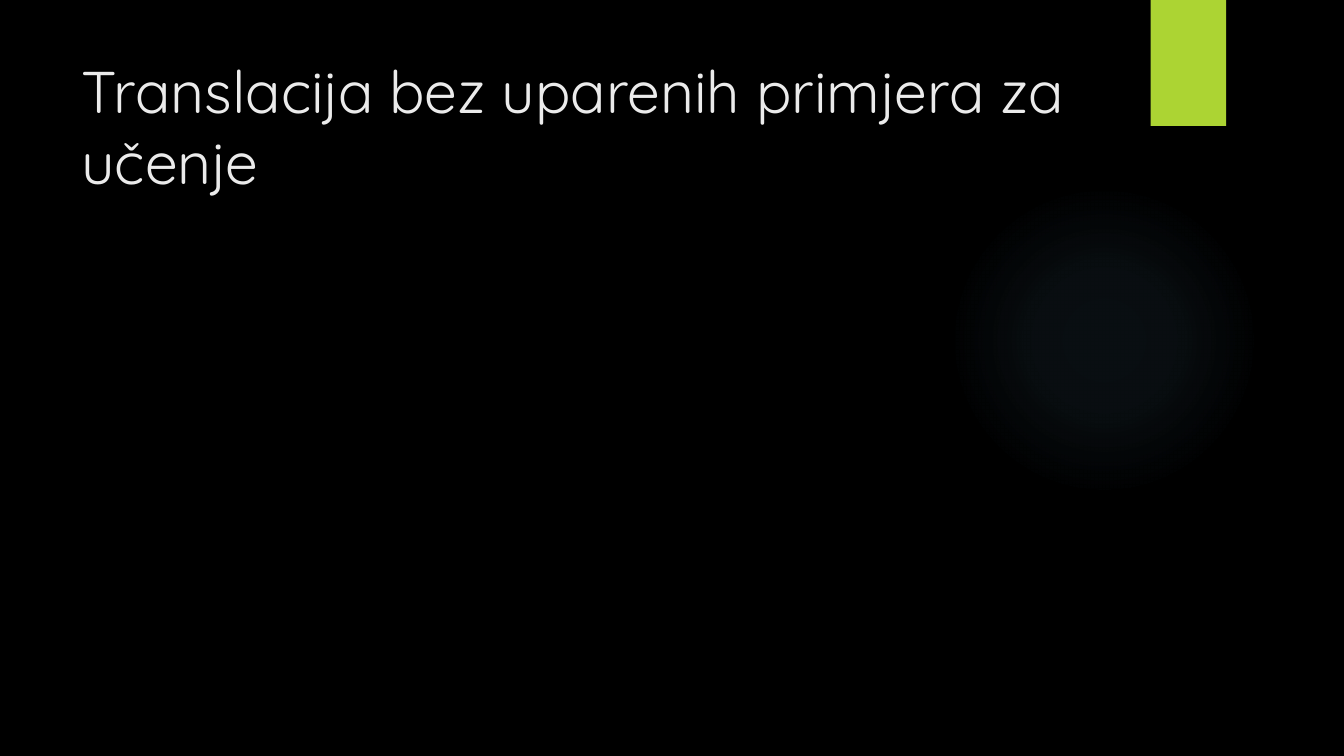
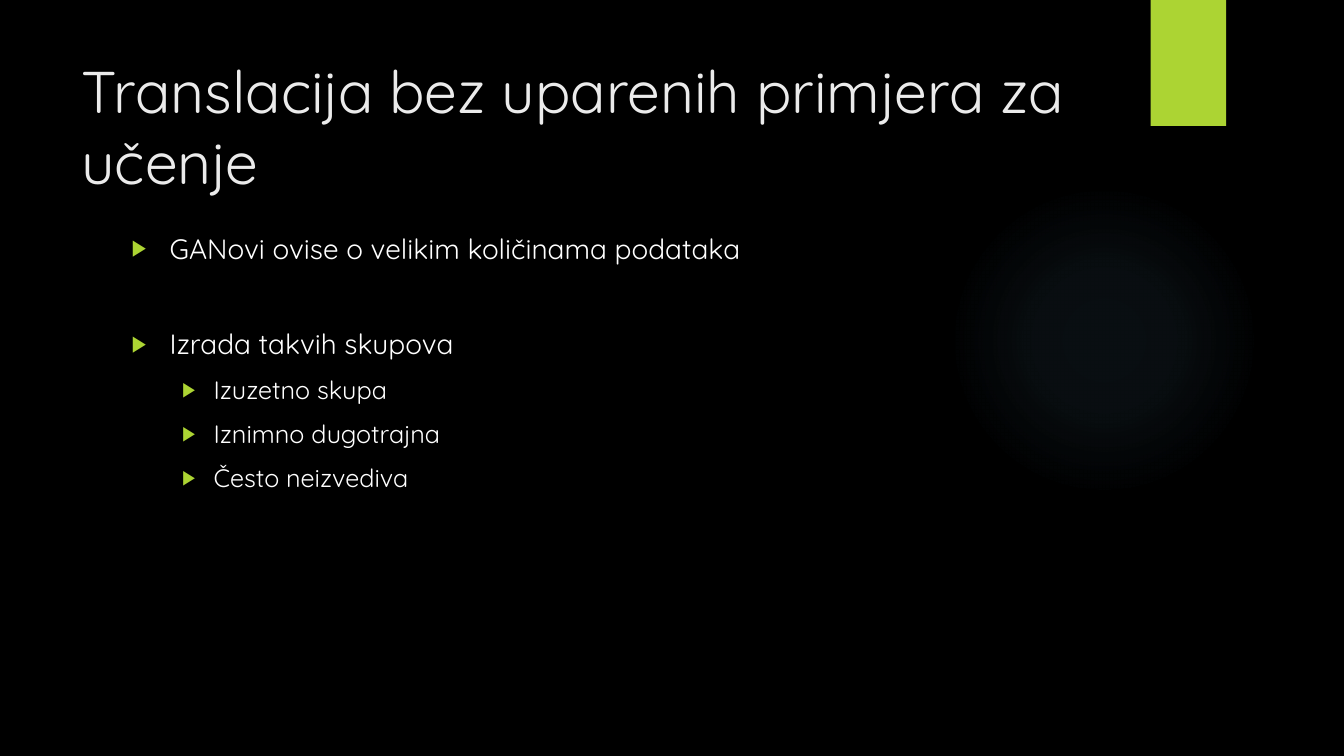
Before and after one commit to v-silverfin/fer-graduate-seminar, a slide deck: slide 13 of kvukic-seminar-presentation-2018.pptx (slide 7 before the commit). Drawn at 1344x756 pixels with LibreOffice and Linux fonts; fonts in the diff are those of the drawing; background and template pictures are left out. Boxes give left, top, right and bottom in pixels: in the first picture for what was removed or moved away, otherwise in the second. Text is boxed around its words. In the diff, an @@ line names an element or a change of style, - is before the commit and + after.

Commit message:
Presentation update

```diff
--- a/kvukic-seminar-presentation-2018.pptx
+++ b/kvukic-seminar-presentation-2018.pptx
@@ text added at <box>170,238,740,488</box>, 20 pt, text #FFFFFF @@
+▶ GANovi ovise o velikim količinama podataka
+▶ Izrada takvih skupova
+  ▶ Izuzetno skupa
+  ▶ Iznimno dugotrajna
+  ▶ Često neizvediva
```
Also in this commit, not shown: 4 other slides changed, 19 slides added, 4 slides removed, 2 other files.
